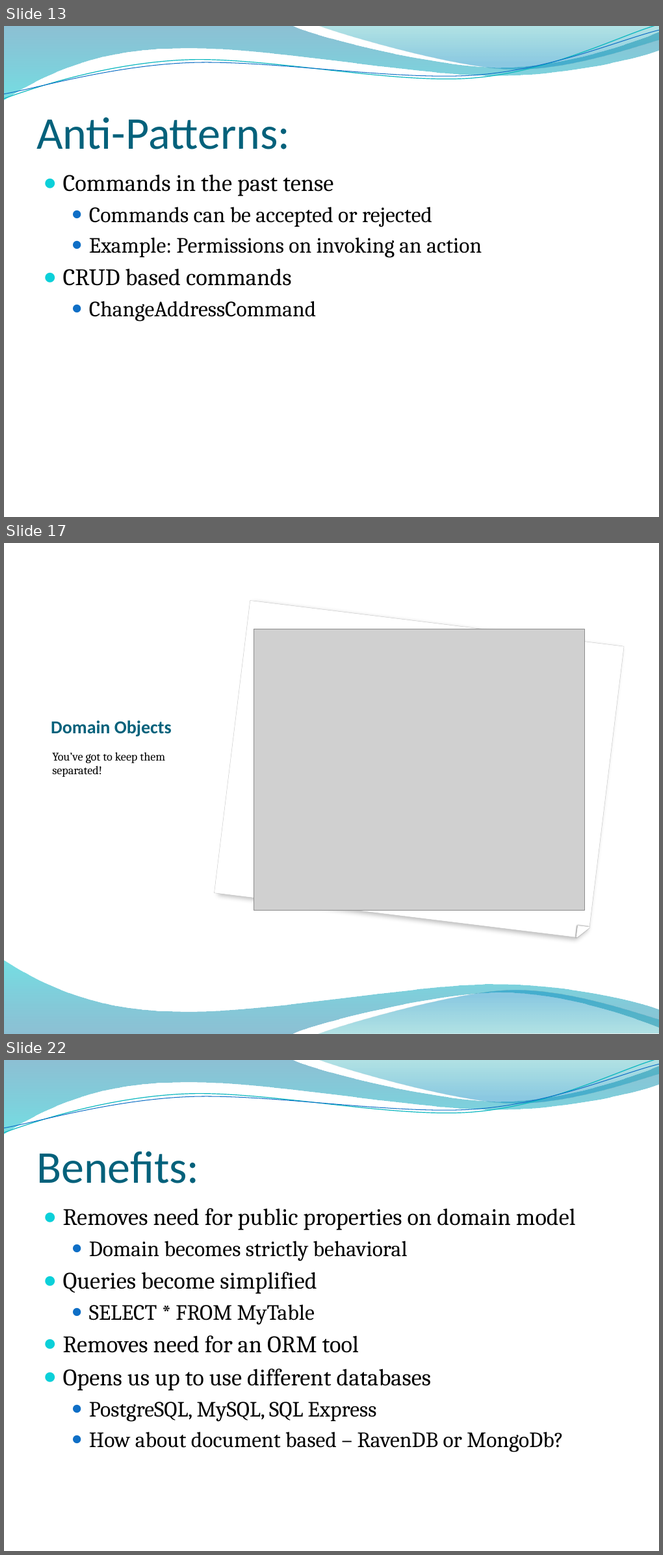
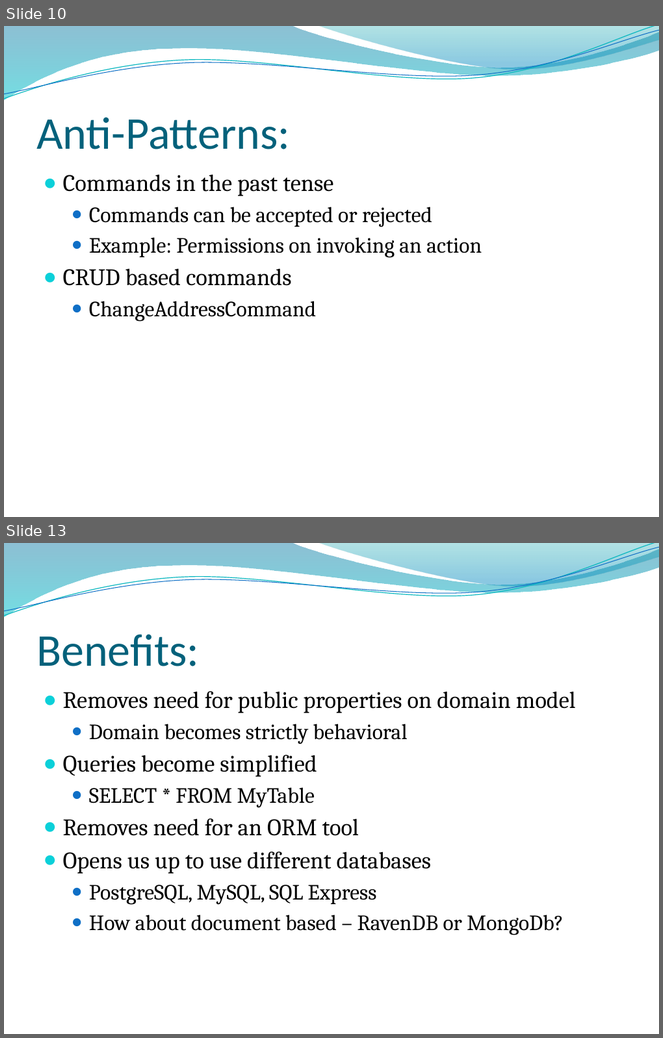
Before and after one commit to ketiko/CQRS.Presentation, a slide deck: Presentation/CQRS.pptx. Shown one above the other, each under a label of ours: slides 13, 17 and 22 before the commit, slides 10 and 13 after it; the slides between them are not shown. The pictures are 663x1555 and 663x1038 pixels, drawn with LibreOffice and Linux fonts; fonts in the diff are those of the drawing; grey boxes stand for pictures; background and template pictures are left out. Boxes give left, top, right and bottom in pixels: in the first picture for what was removed or moved away, otherwise in the second. Text is boxed around its words. In the diff, an @@ line names an element or a change of style, - is before the commit and + after.

```diff
--- a/Presentation/CQRS.pptx
+++ b/Presentation/CQRS.pptx
@@ slide 17 removed at bbox=[4, 543, 659, 1034], background picture (left out) @@
@@ snip round rect removed at bbox=[214, 600, 624, 939] @@
@@ picture removed at bbox=[254, 629, 584, 910] @@
@@ title removed at bbox=[51, 720, 172, 737] @@
-Domain Objects
@@ text removed at bbox=[52, 752, 165, 777] @@
-You’ve got to keep them separated!
@@ right triangle removed at bbox=[577, 927, 589, 939] @@
@@ freeform shape removed at bbox=[4, 960, 659, 1034] @@
@@ freeform shape removed at bbox=[318, 988, 659, 1034] @@
@@ what was slide 13 is now slide 10 @@
@@ what was slide 22 is now slide 13 @@
```
Also in this commit, not shown: 7 slides changed, 8 slides added, 27 other slides removed.
